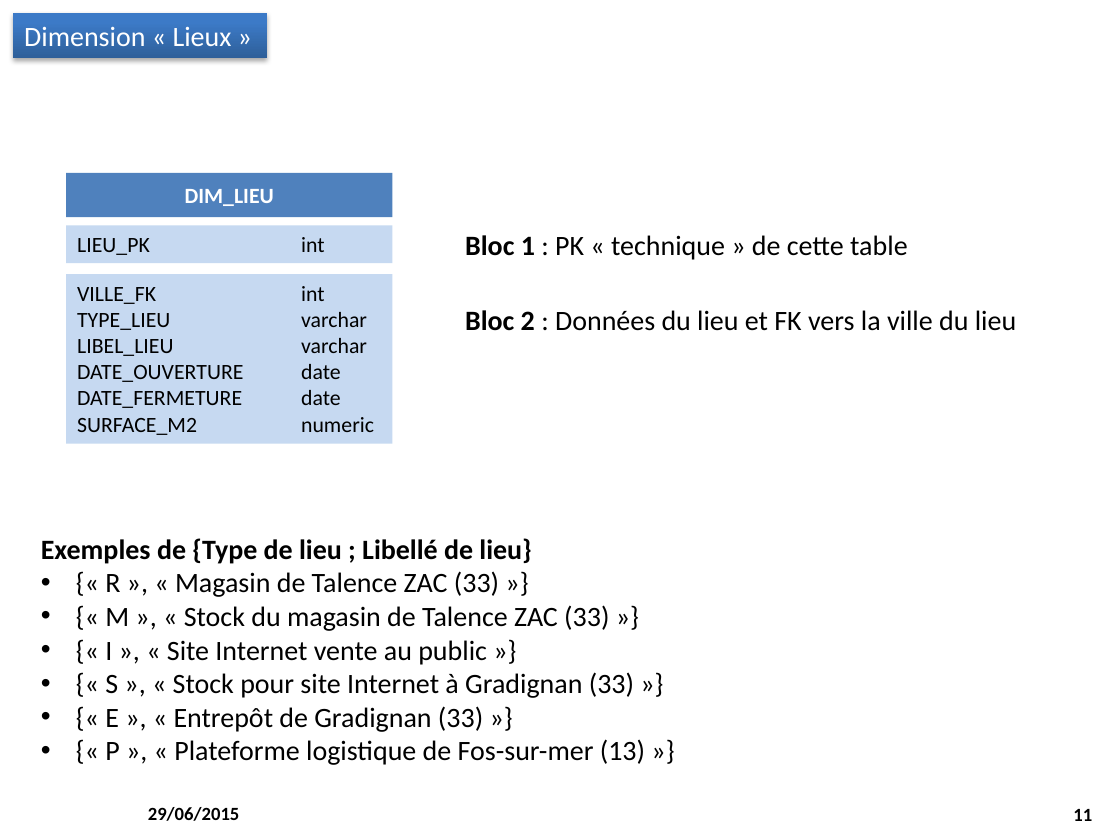
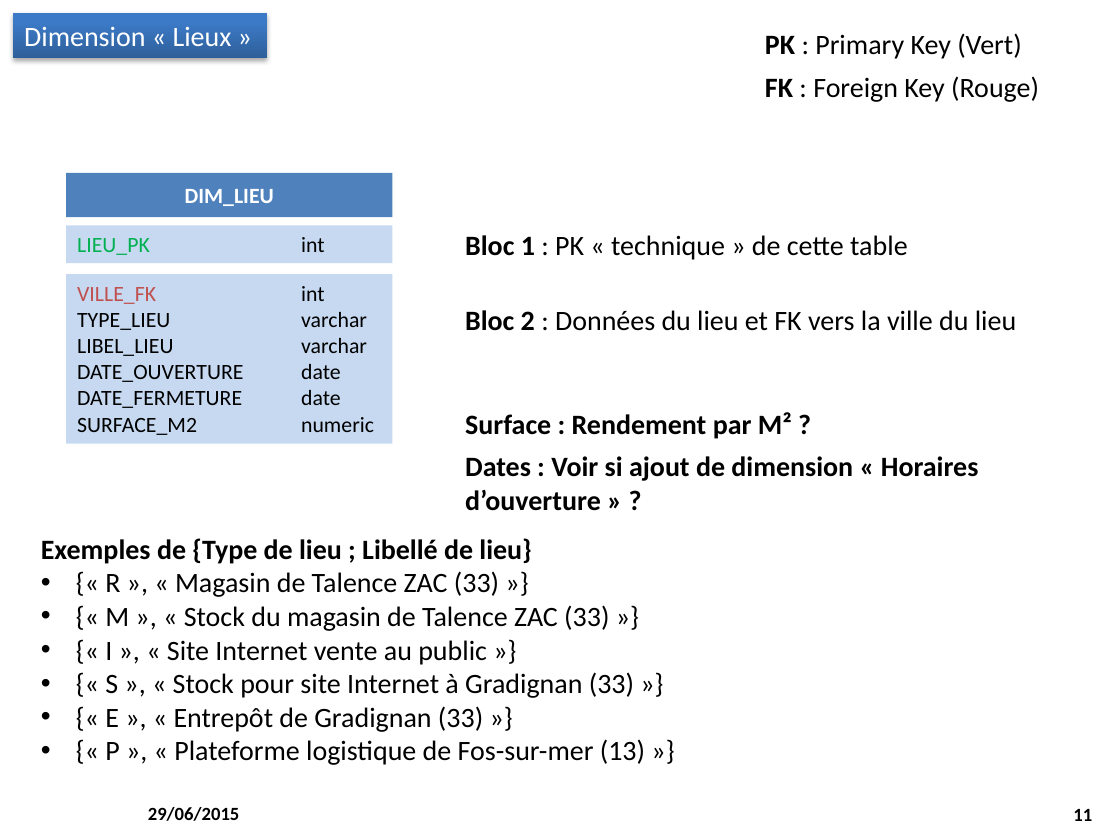
Before and after one commit to M2SIID-ODE/Projet_ODE, a slide deck: slide 11 of Documentation/3 - Documentation technique/Modelisation_EntrepotDeDonnées.pptx. Drawn at 1120x840 pixels with LibreOffice and Linux fonts; fonts in the diff are those of the drawing; background and template pictures are left out. Boxes give left, top, right and bottom in pixels: in the first picture for what was removed or moved away, otherwise in the second. Text is boxed around its words. In the diff, an @@ line names an element or a change of style, - is before the commit and + after.

```diff
--- a/Documentation/3 - Documentation technique/Modelisation_EntrepotDeDonnées.pptx
+++ b/Documentation/3 - Documentation technique/Modelisation_EntrepotDeDonnées.pptx
@@ text added at box(765, 33, 1039, 102), 18 pt, text #000000 @@
+PK : Primary Key (Vert)
+FK : Foreign Key (Rouge)
@@ rectangle "LIEU_PK int" at box(66, 225, 392, 263): text colour #000000 to #00B050 in "LIEU_PK" @@
@@ text in rectangle at box(77, 287, 156, 304): text colour #000000 to #C0504D in "VILLE_FK" @@
@@ text added at box(465, 412, 979, 511), 18 pt, text #000000, bold @@
+Surface : Rendement par M² ?
+Dates : Voir si ajout de dimension « Horaires d’ouverture » ?
```
Also in this commit, not shown: 9 other slides changed, 2 other files.
